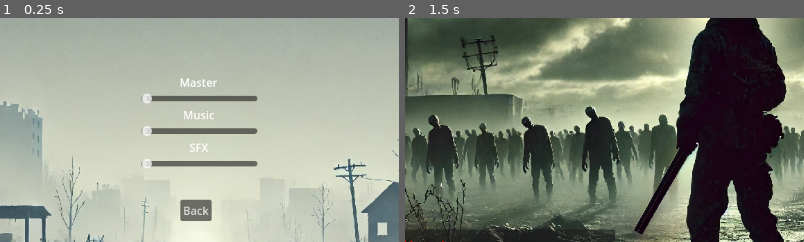
Above: before the commit, frames 1-2 (left to right).
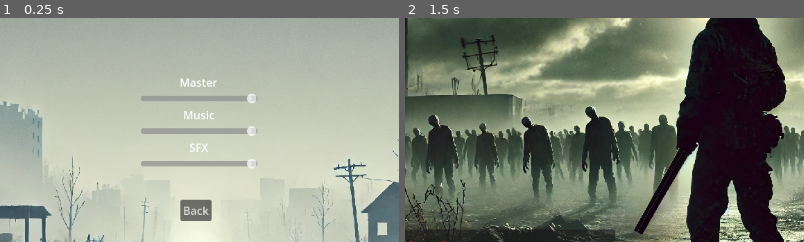
Above: after the commit, the same moments.

Repository: DrWaffle454/Cyborg-Game
Game: Godot game, scene res://Assets/Scenes/Menu UI/volume_menu.tscn
Two runs of this game, one before a commit and one after it. Both use one fixed random seed, a clock stepped at 60 frames per second and the inputs below. This scene is started directly instead of the project's main scene.
Inputs:
- Up to frame 1 (0.25 s): no input
- Up to frame 2 (1.5 s): tap Enter at 0.5 s; hold D (move_right) 0.53-1.25 s; click "Back" at 1.25 s
The pictures show only the part of the screen within x 25-75%, y 18-68%; the shares and areas given below are measured in that part.

The runs differ from the first frame. In frame 1, 2.3% of the frame differs, in the area x 35-65%, y 33-67%; in frame 2, nothing differs.

Commit message:
Added Footstep sound, Fixed Volume Sliders

Diff:
--- a/Assets/Scenes/Game World/player.tscn
+++ b/Assets/Scenes/Game World/player.tscn
@@ -1,7 +1,8 @@
-[gd_scene load_steps=36 format=3 uid="uid://cgod7e3u474vm"]
+[gd_scene load_steps=37 format=3 uid="uid://cgod7e3u474vm"]
 
 [ext_resource type="Script" path="res://Assets/Scripts/Game World/player.gd" id="1_hnkut"]
 [ext_resource type="Texture2D" uid="uid://d3cbg8ad5ik4x" path="res://Assets/Images/Tiles/Sprite_sheet8_13.png" id="2_vwdjv"]
+[ext_resource type="AudioStream" uid="uid://wog2nvooc1e0" path="res://Assets/Audio/Sound Effects/World Map/regularfootstep002-47146.mp3" id="3_vcfar"]
 
 [sub_resource type="AtlasTexture" id="AtlasTexture_7jc1w"]
 atlas = ExtResource("2_vwdjv")
@@ -265,7 +266,7 @@
 sprite_frames = SubResource("SpriteFrames_bnyfi")
 animation = &"run"
 autoplay = "idle"
-frame_progress = 0.466686
+frame_progress = 0.139066
 
 [node name="CollisionShape2D" type="CollisionShape2D" parent="."]
 position = Vector2(20, -32)
@@ -275,3 +276,9 @@
 position = Vector2(2, -7)
 zoom = Vector2(1.75, 1.75)
 position_smoothing_enabled = true
+
+[node name="AudioStreamPlayer2D" type="AudioStreamPlayer2D" parent="."]
+stream = ExtResource("3_vcfar")
+volume_db = -8.432
+pitch_scale = 1.83
+bus = &"SFX"
--- a/Assets/Scenes/Menu UI/volume_slider.tscn
+++ b/Assets/Scenes/Menu UI/volume_slider.tscn
@@ -5,4 +5,6 @@
 [node name="VolumeSlider" type="HSlider"]
 offset_right = 410.0
 offset_bottom = 17.0
+max_value = 1.0
+step = 0.01
 script = ExtResource("1_4ep5c")
--- a/Assets/Scripts/Game World/player.gd
+++ b/Assets/Scripts/Game World/player.gd
@@ -3,16 +3,19 @@
 const SPEED = 300.0
 
 @onready var animated_sprite_2d = $AnimatedSprite2D
+@onready var walk_sound = $AudioStreamPlayer2D
 
+func _ready():
+	# Set pitch_scale to speed up audio (e.g., 1.5 for 50% faster)
+	walk_sound.pitch_scale = 1.7
+	walk_sound.volume_db += 7.0
 
 func _physics_process(_delta):
-	# Get the input direction and handle the movement/deceleration.
 	var direction = Vector2(
 		Input.get_axis("move_left", "move_right"),
 		Input.get_axis("move_up", "move_down")
 	)
 
-	# Face direction of movement and play correct animations
 	if direction.x != 0:
 		animated_sprite_2d.play("run")
 		if direction.x < 0:
@@ -22,13 +25,17 @@
 	else:
 		animated_sprite_2d.play("idle")
 
-
-	# Normalize the direction to ensure consistent speed in all directions
 	if direction != Vector2.ZERO:
 		direction = direction.normalized()
 
-	# Apply movement
 	velocity.x = direction.x * SPEED
 	velocity.y = direction.y * SPEED
 
 	move_and_slide()
+
+	if direction != Vector2.ZERO:
+		if not walk_sound.playing:
+			walk_sound.play()
+	else:
+		if walk_sound.playing:
+			walk_sound.stop()
Not shown, added: Assets/Audio/Sound Effects/World Map/regularfootstep002-47146.mp3.import
Not shown, added: Assets/Audio/Sound Effects/World Map/regularfootstep002-47146.mp3
